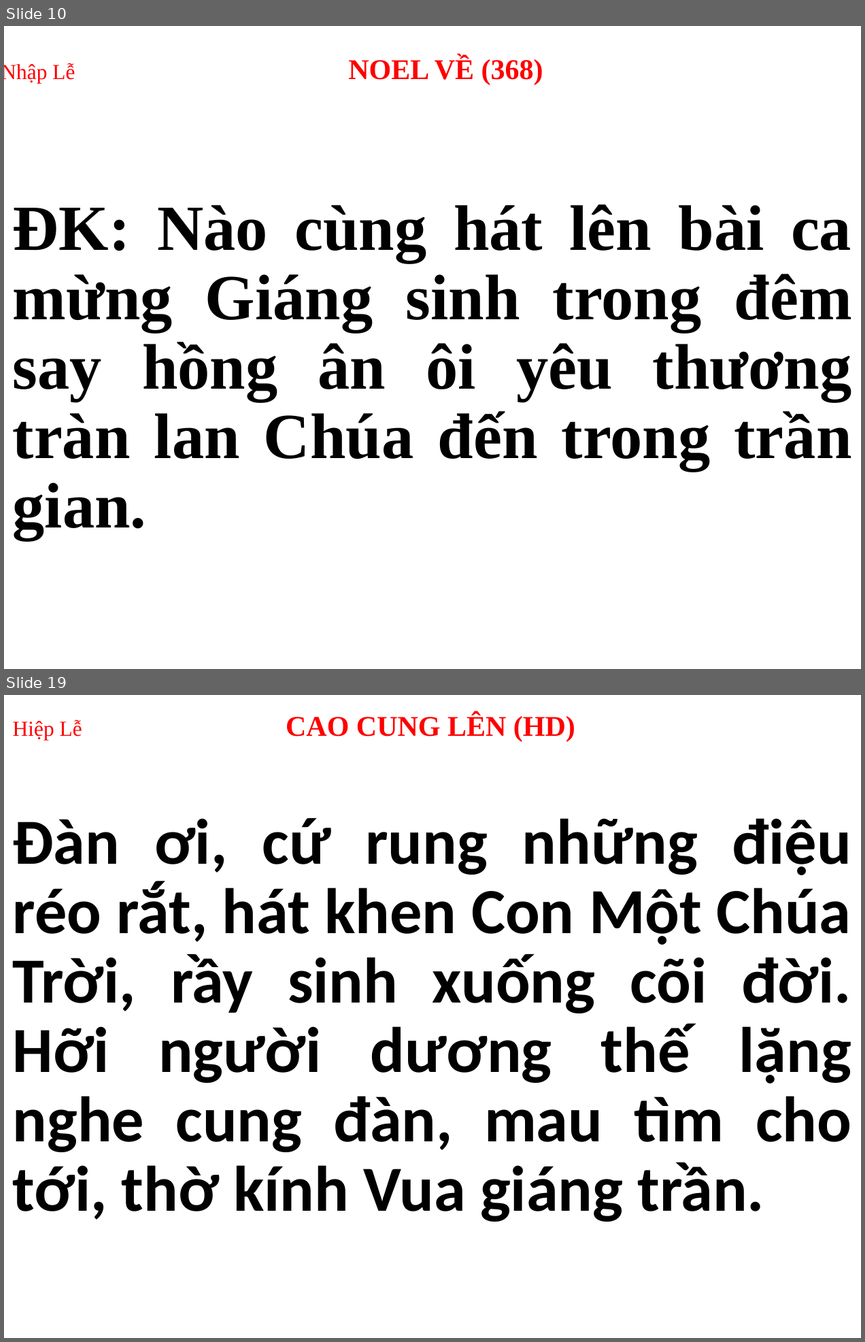
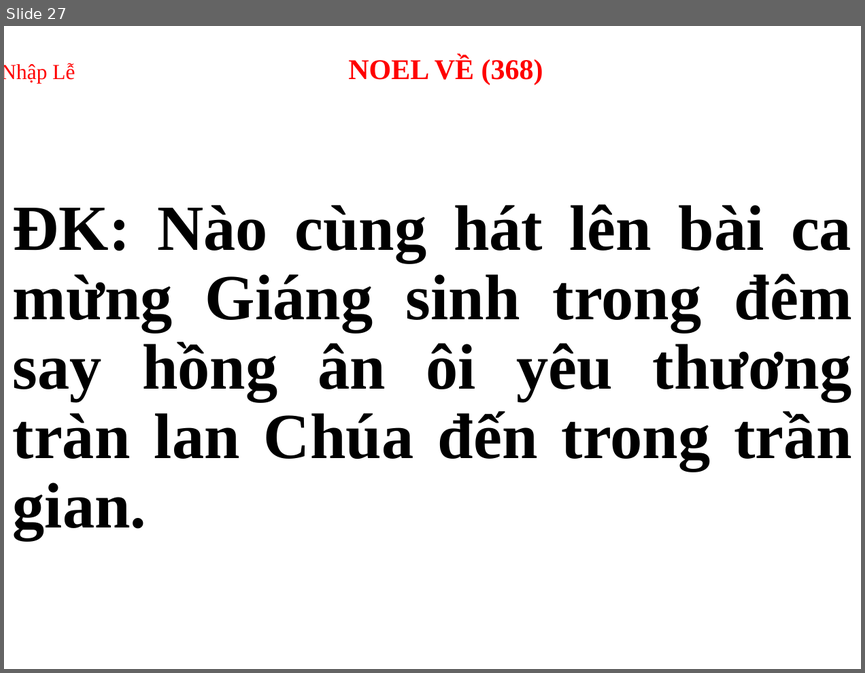
Before and after one commit to peteranh99/usb-songs, a slide deck: Thứ 5.pptx. Shown one above the other, each under a label of ours: slides 10 and 19 before the commit, slide 27 after it; the slides between them are not shown. The pictures are 865x1342 and 865x673 pixels, drawn with LibreOffice and Linux fonts; fonts in the diff are those of the drawing. Boxes give left, top, right and bottom in pixels: in the first picture for what was removed or moved away, otherwise in the second. Text is boxed around its words. In the diff, an @@ line names an element or a change of style, - is before the commit and + after.

```diff
--- a/Thứ 5.pptx
+++ b/Thứ 5.pptx
@@ slide 19 removed at (x1=4, y1=695, x2=861, y2=1338), background #FFFFFF @@
@@ title removed at (x1=13, y1=713, x2=575, y2=742) @@
-Hiệp Lễ CAO CUNG LÊN (HD)
@@ subtitle removed at (x1=13, y1=818, x2=851, y2=1221) @@
-Ðàn ơi, cứ rung những điệu réo rắt, hát khen Con Một Chúa Trời, rầy sinh xuống cõi đời. Hỡi người dương thế lặng nghe cung đàn, mau tìm cho tới, thờ kính Vua giáng trần.
@@ what was slide 10 is now slide 27 @@
```
Also in this commit, not shown: 3 slides changed, 16 slides added, 19 other slides removed, 13 other files.
